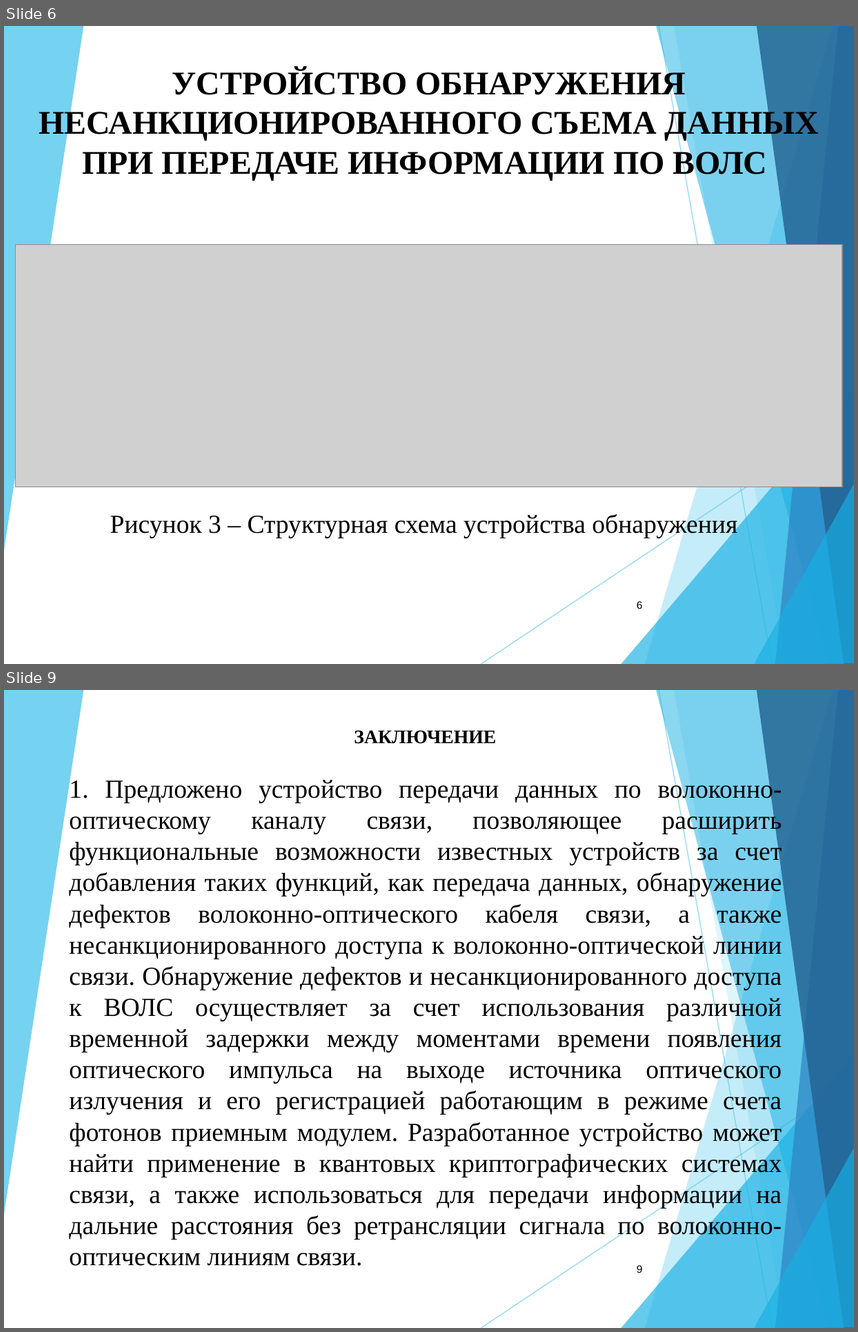
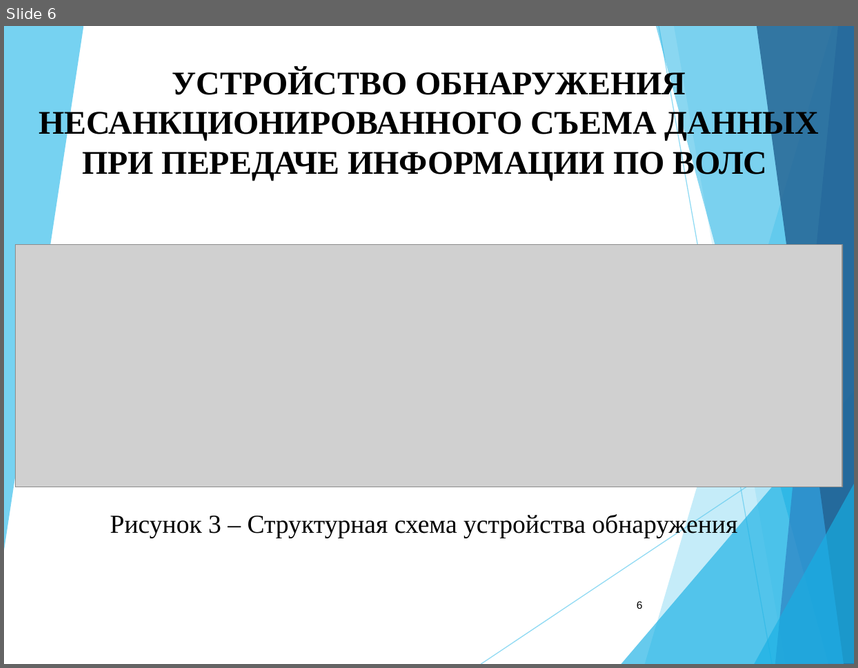
Before and after one commit to blackPrincess31/My_diplom, a slide deck: Доклад.ppt. Shown one above the other, each under a label of ours: slides 6 and 9 before the commit, slide 6 after it; the slides between them are not shown. The pictures are 858x1332 and 858x668 pixels, drawn with LibreOffice and Linux fonts; fonts in the diff are those of the drawing; grey boxes stand for pictures. Boxes give left, top, right and bottom in pixels: in the first picture for what was removed or moved away, otherwise in the second. Text is boxed around its words. In the diff, an @@ line names an element or a change of style, - is before the commit and + after.

```diff
--- a/Доклад.ppt
+++ b/Доклад.ppt
@@ slide 9 removed at (4,690,854,1328), background #FFFFFF; not listed: 10 template elements that a slide beside it also shows @@
@@ text removed at (354,730,496,744) @@
-ЗАКЛЮЧЕНИЕ
@@ text removed at (69,778,782,1265) @@
-1. Предложено устройство передачи данных по волоконно-оптическому каналу связи, позволяющее расширить функциональные возможности известных устройств за счет добавления таких функций, как передача данных, обнаружение дефектов волоконно-оптического кабеля связи, а также несанкционированного доступа к волоконно-оптической линии связи. Обнаружение дефектов и несанкционированного доступа к ВОЛС осуществляет за счет использования различной временной задержки между моментами времени появления оптического импульса на выходе источника оптического излучения и его регистрацией работающим в режиме счета фотонов приемным модулем. Разработанное устройство может найти применение в квантовых криптографических системах связи, а также использоваться для передачи информации на дальние расстояния без ретрансляции сигнала по волоконно-оптическим линиям связи.
@@ page number removed at (637,1265,643,1272) @@
-9
```
Also in this commit, not shown: 2 slides changed, 2 slides added, 3 other slides removed, 1 other file.
